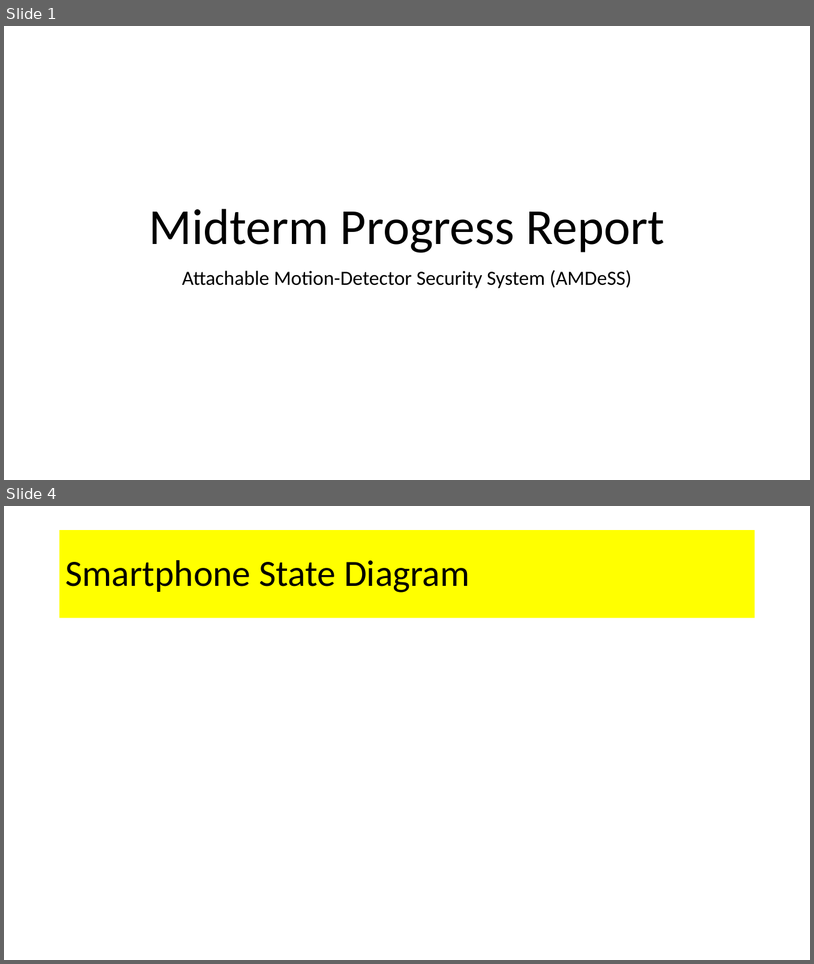
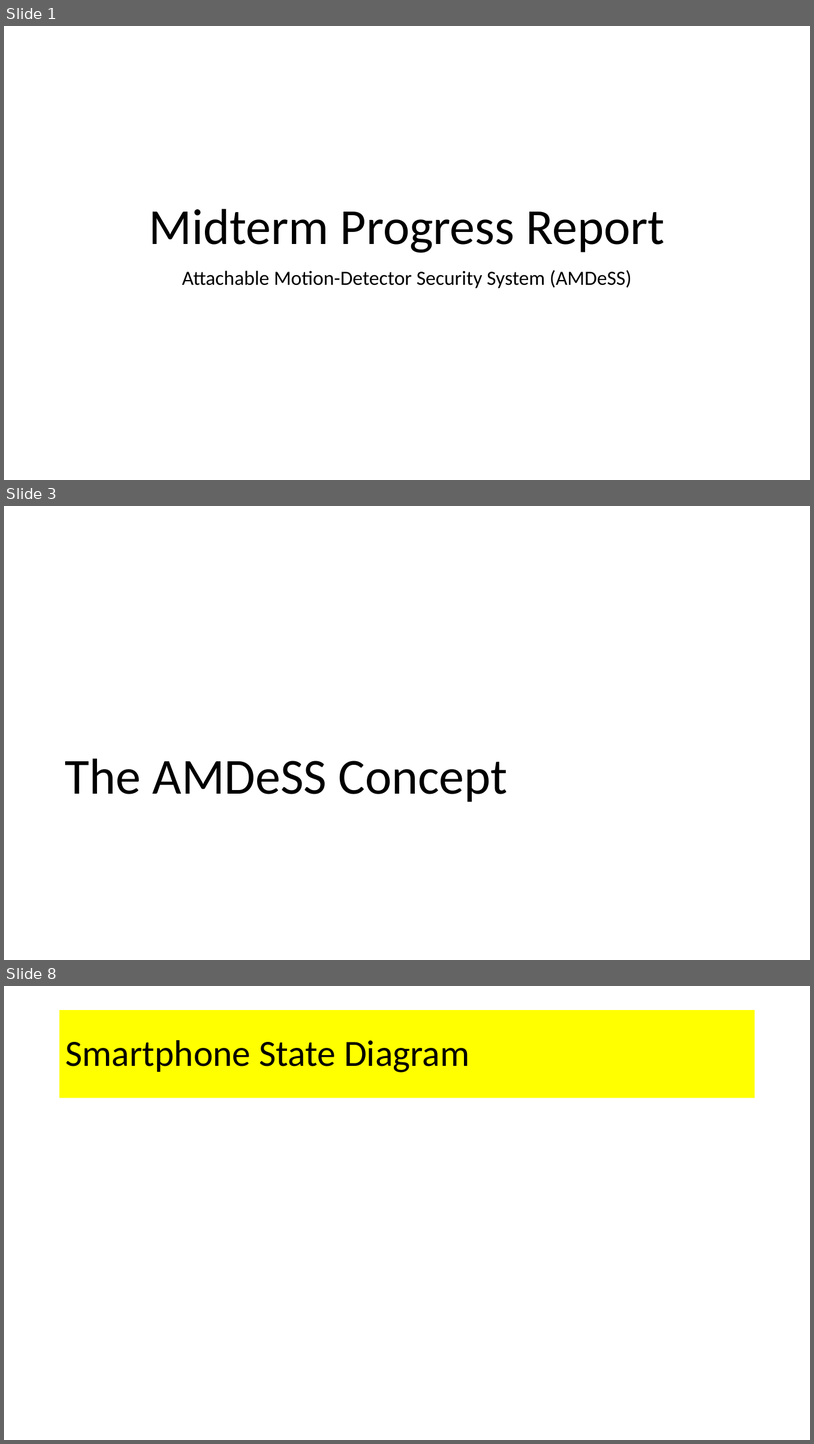
Before and after one commit to jbw3/CPE621Project, a slide deck: docs/AMDeSS_MidtermProgressReport.pptx. Shown one above the other, each under a label of ours: slides 1 and 4 before the commit, slides 1, 3 and 8 after it; the slides between them are not shown. The pictures are 814x964 and 814x1444 pixels, drawn with LibreOffice and Linux fonts; fonts in the diff are those of the drawing. Boxes give left, top, right and bottom in pixels: in the first picture for what was removed or moved away, otherwise in the second. Text is boxed around its words. In the diff, an @@ line names an element or a change of style, - is before the commit and + after.

```diff
--- a/docs/AMDeSS_MidtermProgressReport.pptx
+++ b/docs/AMDeSS_MidtermProgressReport.pptx
@@ slide 3 added at (x1=4, y1=506, x2=810, y2=960), background #FFFFFF @@
@@ title added at (x1=65, y1=758, x2=507, y2=802), 60 pt, text #000000 @@
+The AMDeSS Concept
@@ what was slide 4 is now slide 8 @@
```
Also in this commit, not shown: 2 slides changed, 7 other slides added, 1 other file.
